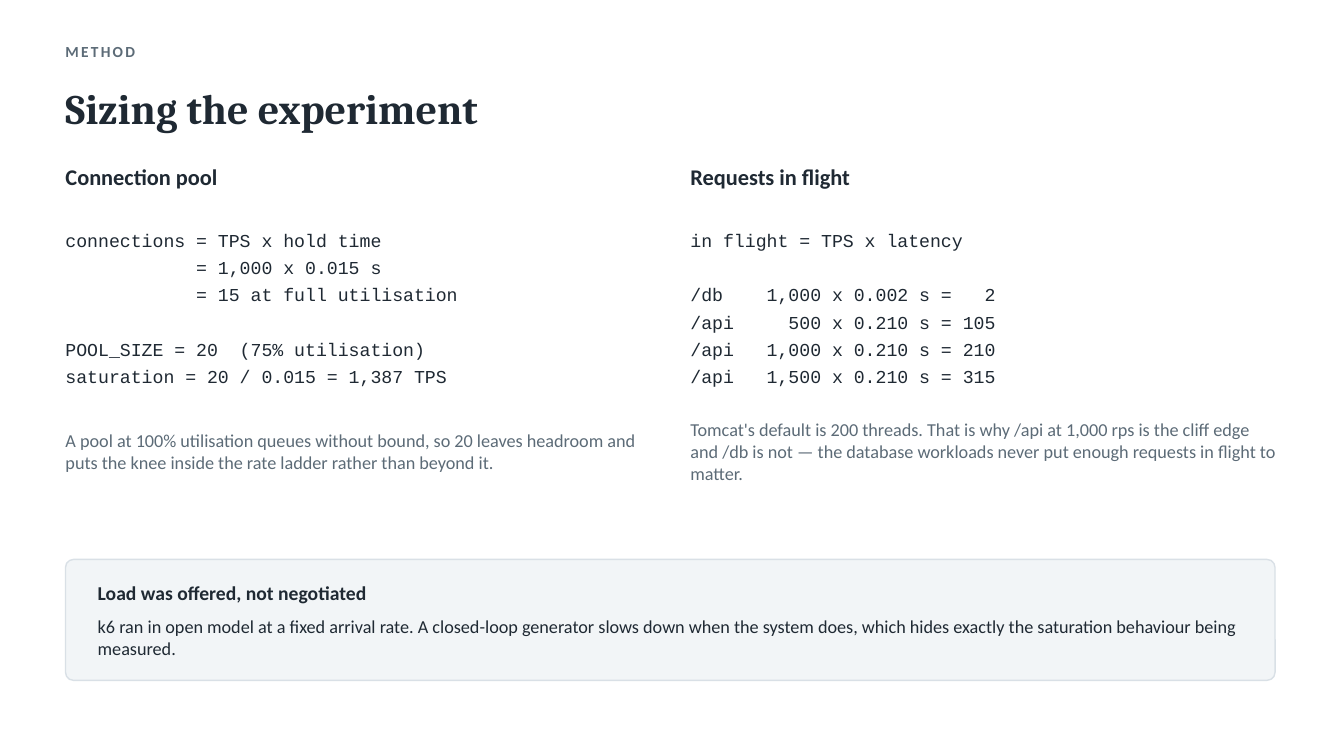
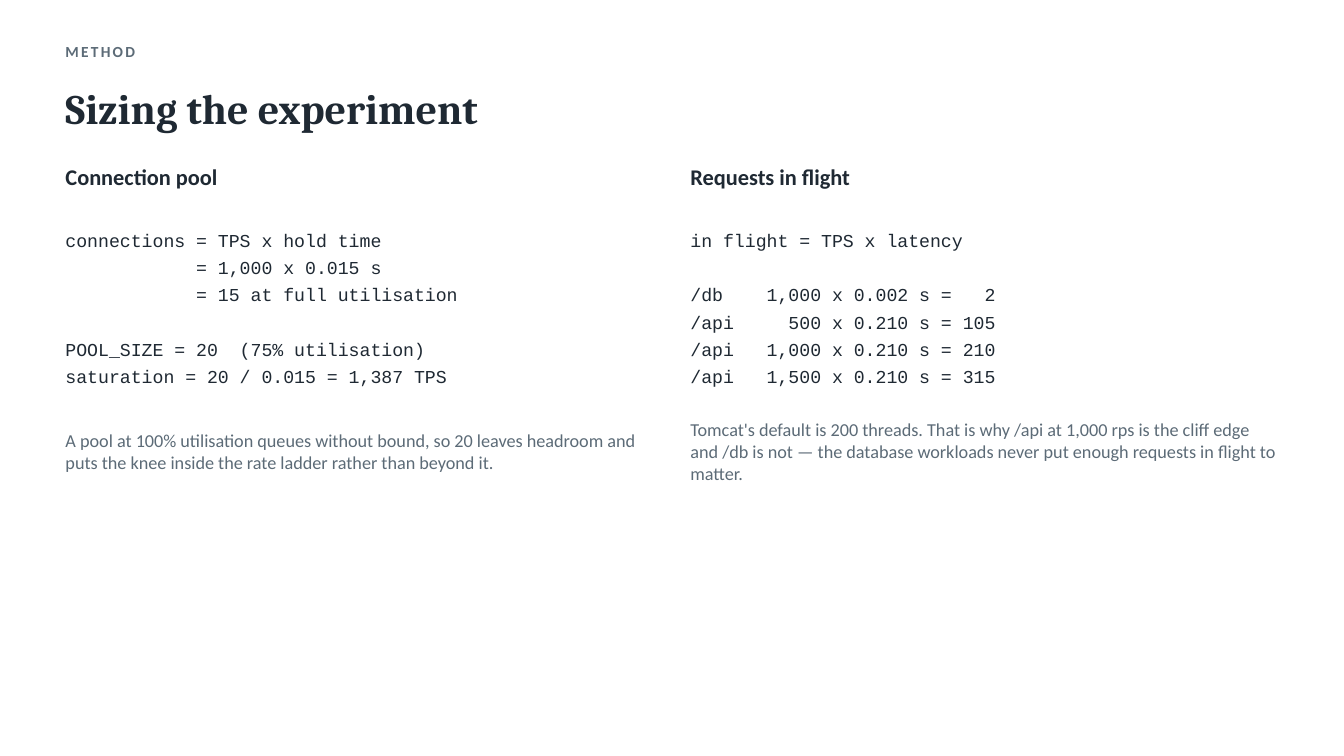
Before and after one commit to airhead-dom/java-stack-comparison, a slide deck: slide 4 of docs/virtual-threads-technical.pptx. Drawn at 1344x756 pixels with LibreOffice and Linux fonts; fonts in the diff are those of the drawing. Boxes give left, top, right and bottom in pixels: in the first picture for what was removed or moved away, otherwise in the second. Text is boxed around its words. In the diff, an @@ line names an element or a change of style, - is before the commit and + after.

```diff
--- a/docs/virtual-threads-technical.pptx
+++ b/docs/virtual-threads-technical.pptx
@@ rounded rectangle removed at box(66, 560, 1275, 681) @@
@@ text removed at box(98, 586, 366, 604) @@
-Load was offered, not negotiated
@@ text removed at box(98, 620, 1236, 655) @@
-k6 ran in open model at a fixed arrival rate. A closed-loop generator slows down when the system does, which hides exactly the saturation behaviour being measured.
```
Also in this commit, not shown: 6 other slides changed, 3 slides removed, 29 other files.
